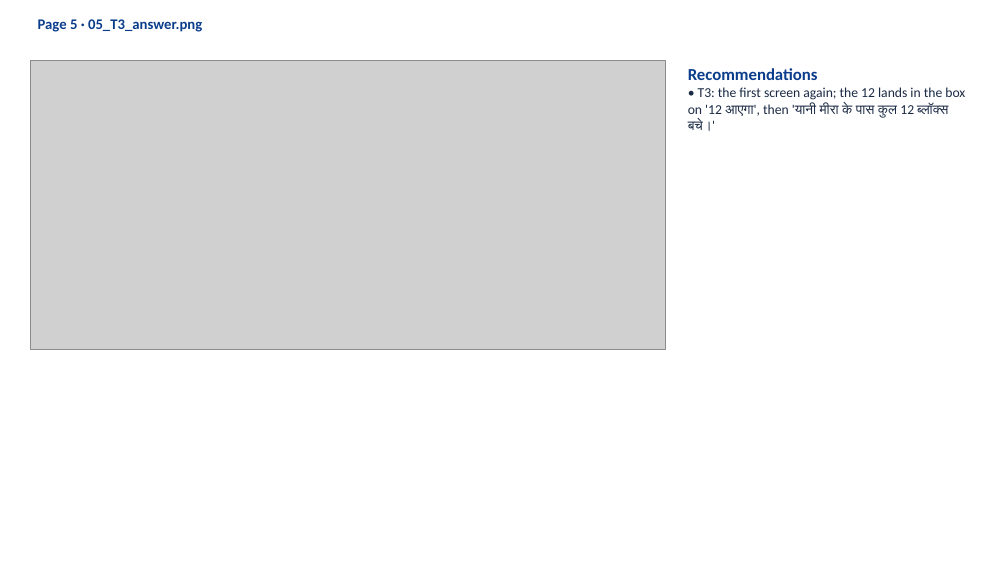
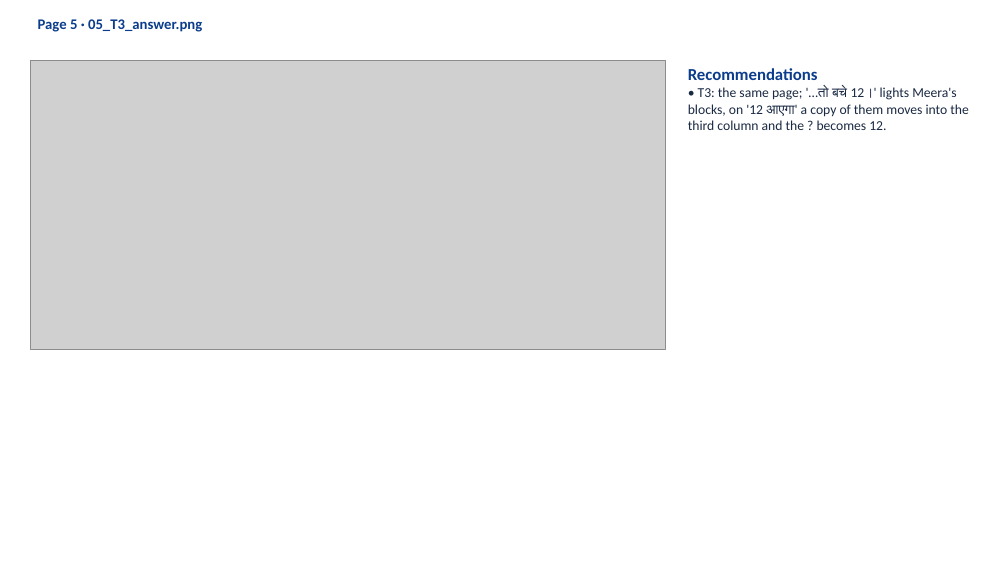
Before and after one commit to CodeWithPiyush0/MTG2A01_L04_S01-File6-, a slide deck: slide 6 of MTG2A01_L04_S01_build_v2_review.pptx. Drawn at 1008x567 pixels with LibreOffice and Linux fonts; fonts in the diff are those of the drawing; grey boxes stand for pictures. Boxes give left, top, right and bottom in pixels: in the first picture for what was removed or moved away, otherwise in the second. Text is boxed around its words. In the diff, an @@ line names an element or a change of style, - is before the commit and + after.

```diff
--- a/MTG2A01_L04_S01_build_v2_review.pptx
+++ b/MTG2A01_L04_S01_build_v2_review.pptx
@@ text at box(688, 86, 968, 130): text changed @@
-• T3: the first screen again; the 12 lands in the box on '12 आएगा', then 'यानी मीरा के पास कुल 12 ब्लॉक्स बचे।'
+• T3: the same page; '…तो बचे 12।' lights Meera's blocks, on '12 आएगा' a copy of them moves into the third column and the ? becomes 12.
```
Also in this commit, not shown: 2 other slides changed, 32 other files.
